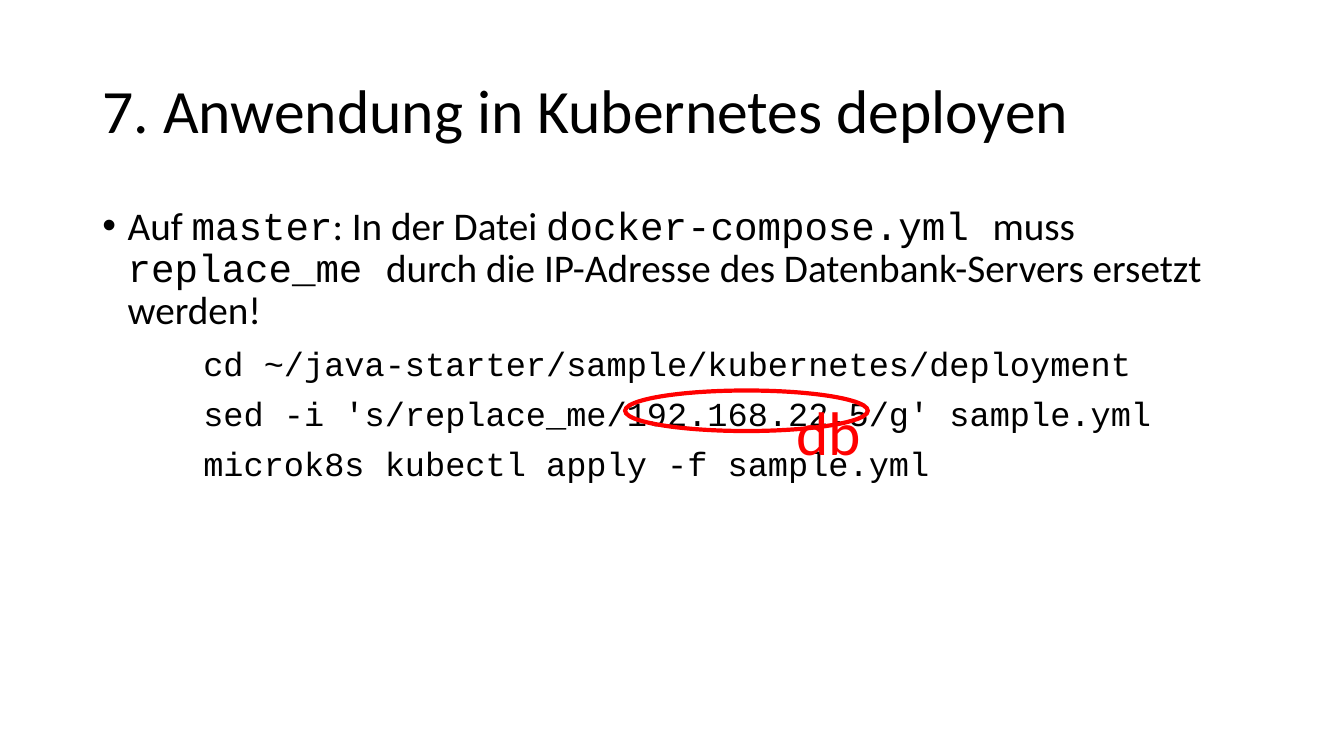
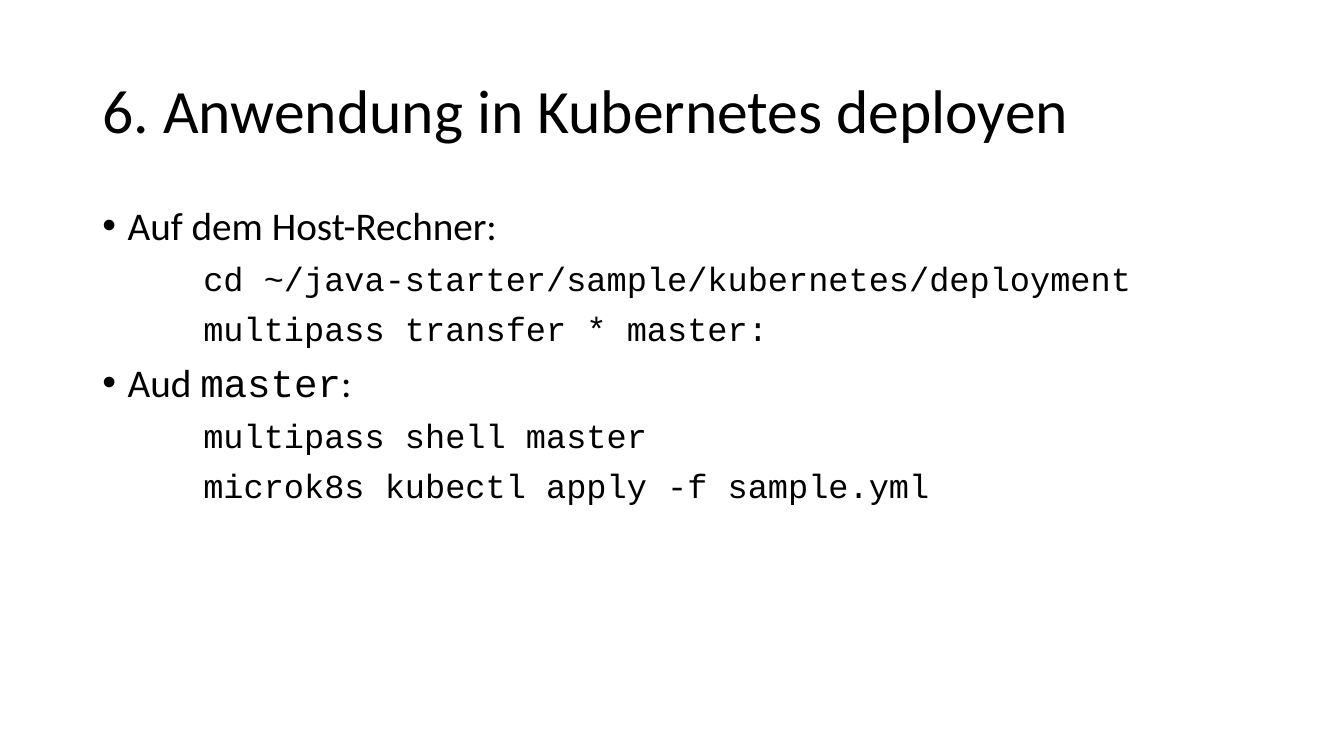
Before and after one commit to igeldo/PR4-SoSe23, a slide deck: slide 9 of sample/kubernetes/Bring your own device - Teil 2.pptx (slide 12 before the commit). Drawn at 1344x756 pixels with LibreOffice and Linux fonts; fonts in the diff are those of the drawing. Boxes give left, top, right and bottom in pixels: in the first picture for what was removed or moved away, otherwise in the second. Text is boxed around its words. In the diff, an @@ line names an element or a change of style, - is before the commit and + after.

```diff
--- a/sample/kubernetes/Bring your own device - Teil 2.pptx
+++ b/sample/kubernetes/Bring your own device - Teil 2.pptx
@@ title at [102,90,1068,144]: text changed @@
-7. Anwendung in Kubernetes deployen
+6. Anwendung in Kubernetes deployen
@@ text at [128,212,497,241]: text changed @@
-• Auf master: In der Datei docker-compose.yml muss replace_me durch die IP-Adresse des Datenbank-Servers ersetzt werden!
+• Auf dem Host-Rechner:
@@ text at [128,317,768,455]: text changed @@
-sed -i 's/replace_me/192.168.22.5/g' sample.yml
+multipass transfer * master:
+• Aud master:
+multipass shell master
@@ ellipse removed at [625,390,868,431] @@
@@ text removed at [796,404,861,470] @@
-db
```
Also in this commit, not shown: 7 other slides changed, 3 slides removed, 4 other files.
